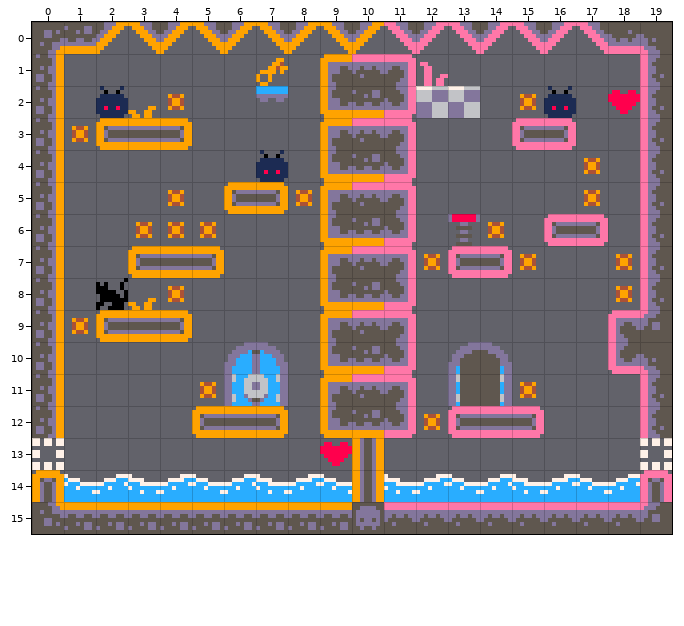
Two versions of a level (Tiled map, assets/level8.tmx). Above is the file before it was changed.
Cells are 8x8 px. Shown: x 0..19, y 0..15.
After the commit:
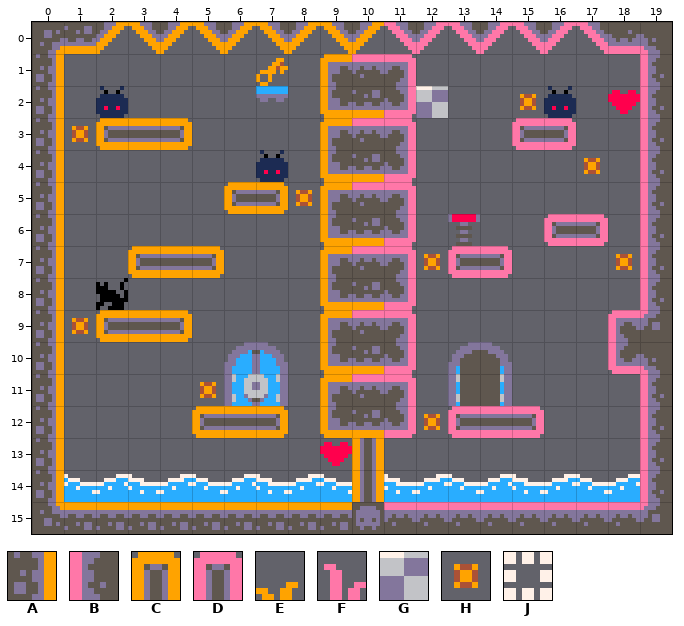
Key: from "tilemap_2025": A 18, B 27, C 47, D 54, E 65, F 72, G 76, H 88, J 100.
_ is an empty cell, . an unchanged one.
Difference:
--- layer "tiles"
@@ x 13..13 @@
- 2 G
+ 2 _
@@ x 0..19 @@
-13 J..................J
-14 C..................D
+13 A..................B
+14 A..................B
--- layer "chars"
@@ x 3..12 @@
- 1 .........F
- 2 EH........
+ 1 ........._
+ 2 __........
@@ x 3..18 @@
- 5 .H............H.
- 6 HHH........H....
- 7 ............H...
- 8 EH.............H
+ 5 ._............_.
+ 6 ___........_....
+ 7 ............_...
+ 8 __............._
@@ x 15..15 @@
-11 H
+11 _
